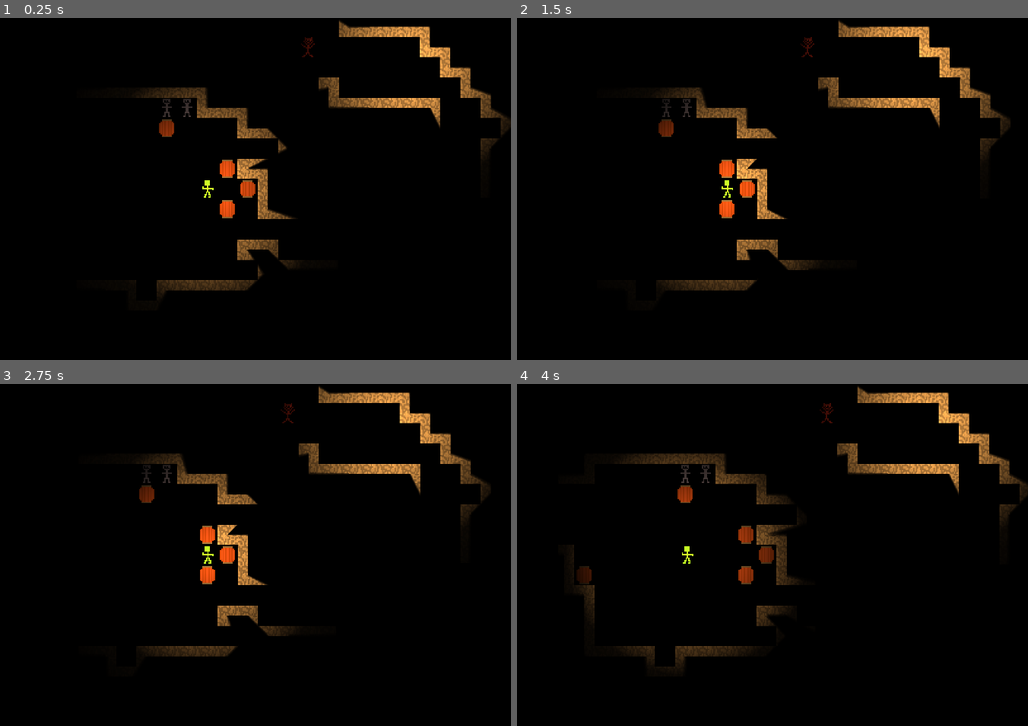
Above: before the commit, frames 1-4 (two rows, left to right).
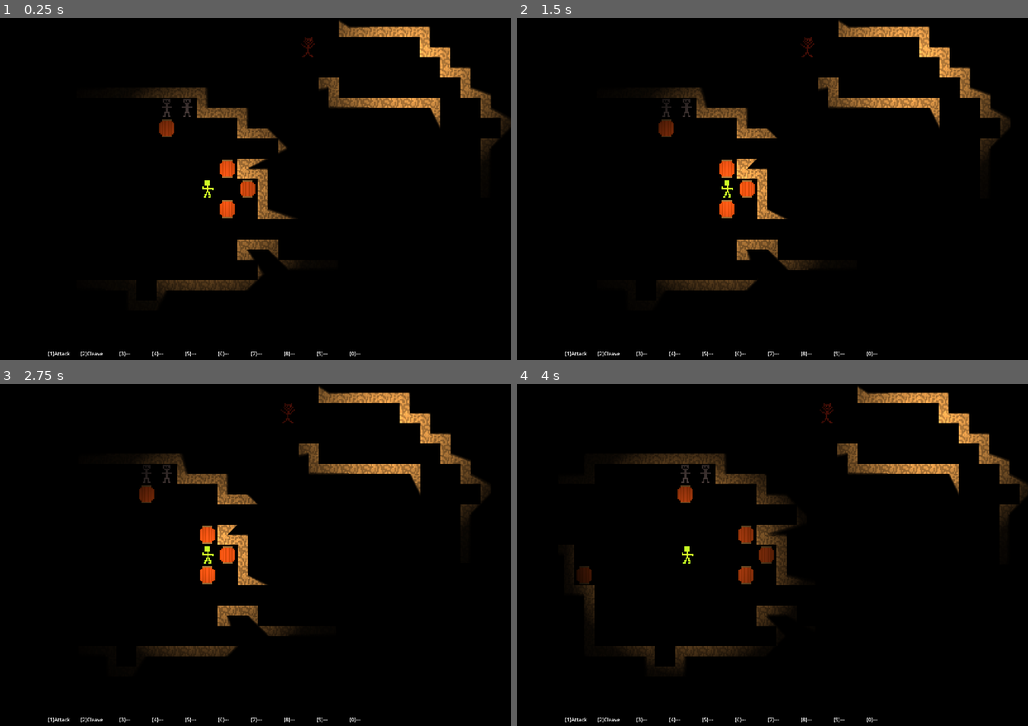
Above: after the commit, the same moments.

Repository: E-Rodowicz/Project-Fantasy
Game: Godot game, scene res://scenes/levels/world.tscn
Same seed, same stepped clock (60 frames per second), same inputs: the game is played once before the commit and once after it.
Inputs:
- Up to frame 1 (0.25 s): no input
- Up to frame 2 (1.5 s): tap Enter at 0.5 s; hold Right (ui_right) 0.53-1.28 s; tap 0 (ability_0) at 0.6 s; hold Down (ui_down) from 1.28 s (still down); tap 1 (ability_1) at 1.35 s
- Up to frame 3 (2.75 s): release Down (ui_down) at 2.03 s; hold Right (ui_right) from 2.03 s (still down); tap 2 (ability_2) at 2.1 s
- Up to frame 4 (4 s): release Right (ui_right) at 2.78 s; hold Up (ui_up) 2.78-3.53 s; tap 3 (ability_3) at 2.85 s; tap Space (precise_move) at 3.5 s; hold Left (ui_left) from 3.53 s (still down); tap 4 (ability_4) at 3.6 s

The runs differ from the first frame. In frame 1, 0.2% of the frame differs, in the area x 9-71%, y 97-100%; in frame 2, 0.2%; in frame 3, 0.2%; in frame 4, 0.2%.

Commit message:
Hotbar Visual Display + Hotbar Ability Assignment

Diff:
--- a/project.godot
+++ b/project.godot
@@ -27,6 +27,7 @@
 InteractManager="*uid://ch16rf63rwelf"
 BattleManager="*uid://de01d4j3efl18"
 CombatLog="*uid://b6ehgsn8cuax5"
+HotbarDisplay="*uid://dglkqqhv3gaip"
 
 [display]
 
--- a/scenes/gui/character_screen.gd
+++ b/scenes/gui/character_screen.gd
@@ -58,6 +58,7 @@
 # Skill tree
 var skill_nodes: Array = []
 var selected_skill_node: int = 0
+var current_tree_abilities: Array = []
 
 # General stats navigation
 var stat_rows: Array = []
@@ -130,6 +131,7 @@
 	if not from_back:
 		selected_skill_node = 0
 	combat_skill_tree.visible = true
+	_populate_skill_tree()
 	_update_skill_node_highlight()
 	_update_info_panel_from_skill_node()
 
@@ -181,8 +183,34 @@
 	pass
 
 func _update_info_panel_from_skill_node() -> void:
-	# Will show skill name, cost, description etc.
-	# Placeholder for now
+	if current_tree_abilities.is_empty() or selected_skill_node >= current_tree_abilities.size():
+		_clear_info_panel()
+		return
+
+	var ability_id: String = current_tree_abilities[selected_skill_node]
+	var data: Dictionary = AbilityDB.get_ability(ability_id)
+	var learned: bool = PlayerData.has_ability(ability_id)
+
+	info_title.text = data.get("name", "")
+	info_desc.text = data.get("description", "")
+
+	# Build the bonus line: cost, learned status, and hotbar slot.
+	var cost: Dictionary = data.get("cost", {})
+	var bonus_text: String = ""
+	for resource in cost.keys():
+		bonus_text += str(cost[resource]) + " " + resource.to_upper() + "  "
+
+	if not learned:
+		bonus_text += "[Not Learned]"
+	else:
+		# Checkd if this ability is on the hotbar somewhere.
+		var key_names: Array = ["1", "2", "3", "4", "5", "6", "7", "8", "9", "0"]
+		for i in range(PlayerData.hotbar.size()):
+			if PlayerData.hotbar[i] == ability_id:
+				bonus_text += "[Hotbar: " + key_names[i] + "]"
+				break
+
+	info_bonus.text = bonus_text
 	pass
 
 func _update_info_panel_from_stat() -> void:
@@ -252,7 +280,7 @@
 		_update_skill_node_highlight()
 		_update_info_panel_from_skill_node()
 	if event.is_action_pressed("ui_down") and not event.is_echo():
-		selected_skill_node = min(skill_nodes.size() - 1, selected_skill_node + 1)
+		selected_skill_node = min(current_tree_abilities.size() - 1, selected_skill_node + 1)
 		_update_skill_node_highlight()
 		_update_info_panel_from_skill_node()
 	if event.is_action_pressed("ui_left") and not event.is_echo():
@@ -260,7 +288,7 @@
 		_update_skill_node_highlight()
 		_update_info_panel_from_skill_node()
 	if event.is_action_pressed("ui_right") and not event.is_echo():
-		selected_skill_node = min(skill_nodes.size() - 1, selected_skill_node + 1)
+		selected_skill_node = min(current_tree_abilities.size() - 1, selected_skill_node + 1)
 		_update_skill_node_highlight()
 		_update_info_panel_from_skill_node()
 	if event.is_action_pressed("interact") and not event.is_echo():
@@ -280,25 +308,19 @@
 		get_viewport().set_input_as_handled()
 
 func _assign_ability_to_hotbar(slot: int) -> void:
-	# Get the ability ID for currently selected skill node. Placeholder for now.
 	var ability_id: String = _get_selected_ability_id()
 	if ability_id == "":
 		return
-
 	if not PlayerData.has_ability(ability_id):
 		return
-
-	# Move the logic handling off to PlayerData, which assigns the ability, removes it, etc.
 	PlayerData.assign_hotbar(slot, ability_id)
+	# Refresh the info panel so the hotbar slot text updates immediately.
+	_update_info_panel_from_skill_node()
 
 func _get_selected_ability_id() -> String:
-	# This connects teh skills tree data to the ability system. Once the skills nodes will know
-	# which ability they represent, returns that ID. Placeholder for now.
-	if skill_nodes.is_empty():
+	if current_tree_abilities.is_empty() or selected_skill_node >= current_tree_abilities.size():
 		return ""
-	# All palceholder, will need to be redone probably.
-	var node: Button = skill_nodes[selected_skill_node]
-	return ""
+	return current_tree_abilities[selected_skill_node]
 
 func _input_general_stats(event: InputEvent) -> void:
 	if event.is_action_pressed("ui_up") and not event.is_echo():
@@ -391,3 +413,30 @@
 	$general_stats/stat_lightning_res.text = "Lightning Res: " + str(0) + "%"
 	$general_stats/stat_ice_res.text = "Ice Res: " + str(0) + "%"
 	$general_stats/stat_poison_res.text = "Poison Res: " + str(0) + "%"
+
+# Sets up abilities for each tree when it is entered.
+func _get_abilities_for_tab(tab_index: int) -> Array:
+	var tree_name: String = ""
+	match tab_index:
+		0: tree_name = "red"
+		1: tree_name = "green"
+		2: tree_name = "blue"
+
+	var result: Array = []
+	for ability_id in AbilityDB.abilities.keys():
+		var data: Dictionary = AbilityDB.abilities[ability_id]
+		if data.get("tree", "") == tree_name:
+			result.append(ability_id)
+	return result
+
+func _populate_skill_tree() -> void:
+	current_tree_abilities = _get_abilities_for_tab(selected_combat_tab)
+
+	for i in range(skill_nodes.size()):
+		if i < current_tree_abilities.size():
+			var ability_id: String = current_tree_abilities[i]
+			var data: Dictionary = AbilityDB.get_ability(ability_id)
+			skill_nodes[i].text = data.get("name", ability_id)
+			skill_nodes[i].visible = true
+		else:
+			skill_nodes[i].visible = false
--- a/scenes/gui/character_screen.tscn
+++ b/scenes/gui/character_screen.tscn
@@ -203,6 +203,7 @@
 offset_top = 72.0
 offset_right = 248.0
 offset_bottom = 632.0
+autowrap_mode = 3
 
 [node name="info_bonus" type="Label" parent="info_panel" unique_id=41735022]
 layout_mode = 0
--- /dev/null
+++ b/scenes/gui/hotbar_display.gd
@@ -0,0 +1,50 @@
+extends CanvasLayer
+
+@onready var hotbar_container: HBoxContainer = $anchor/hotbar_container
+# Slots. Index 0 = Key 1, etc.
+var slot_labels: Array = []
+# Text on each slot.
+var key_names: Array = ["1", "2", "3", "4", "5", "6", "7", "8", "9", "0"]
+
+func _ready() -> void:
+	process_mode = Node.PROCESS_MODE_ALWAYS
+	_build_slots()
+	_update_display()
+
+func _process(_delta: float) -> void:
+	# Hides hotbar when menu is open.
+	visible = not GameMenuManager.is_open
+	if visible:
+		_update_display()
+
+func _build_slots() -> void:
+	for i in range(10):
+		var slot: Label = Label.new()
+		slot.horizontal_alignment = HORIZONTAL_ALIGNMENT_CENTER
+		# Each slot gets a fixed width so they line up evenly.
+		slot.custom_minimum_size = Vector2(100, 0)
+		hotbar_container.add_child(slot)
+		slot_labels.append(slot)
+
+func _update_display () -> void:
+	for i in range(10):
+		var ability_id: String = PlayerData.get_hotbar_ability(i)
+		var display_name: String = "---"
+
+		if ability_id == "basic_attack":
+			display_name = "Attack"
+		elif ability_id != "":
+			var data: Dictionary = AbilityDB.get_ability(ability_id)
+			display_name = data.get("name", ability_id)
+
+		slot_labels[i].text = "[" + key_names[i] + "]" + display_name
+
+		# During combat, check if this slot is the one currently being used/aimed.
+		var is_active: bool = false
+		if BattleManager.active and BattleManager.player_turn != null:
+			is_active = (BattleManager.player_turn.active_hotbar_slot == i)
+
+		if is_active:
+			slot_labels[i].modulate = Color.YELLOW
+		else:
+			slot_labels[i].modulate = Color.WHITE
--- /dev/null
+++ b/scenes/gui/hotbar_display.tscn
@@ -0,0 +1,28 @@
+[gd_scene format=3 uid="uid://dglkqqhv3gaip"]
+
+[ext_resource type="Script" uid="uid://cgh6376sfmnq7" path="res://scenes/gui/hotbar_display.gd" id="1_q8gy2"]
+
+[node name="hotbar_display" type="CanvasLayer" unique_id=1096995637]
+script = ExtResource("1_q8gy2")
+
+[node name="anchor" type="Control" parent="." unique_id=1650653445]
+layout_mode = 3
+anchors_preset = 15
+anchor_right = 1.0
+anchor_bottom = 1.0
+grow_horizontal = 2
+grow_vertical = 2
+
+[node name="hotbar_container" type="HBoxContainer" parent="anchor" unique_id=858619990]
+layout_mode = 1
+anchors_preset = 7
+anchor_left = 0.5
+anchor_top = 1.0
+anchor_right = 0.5
+anchor_bottom = 1.0
+offset_left = -20.0
+offset_top = -40.0
+offset_right = 20.0
+grow_horizontal = 2
+grow_vertical = 0
+theme_override_constants/separation = 4
--- a/scripts/autoloaders/AbilityDB.gd
+++ b/scripts/autoloaders/AbilityDB.gd
@@ -10,7 +10,7 @@
 		"sp_cost": 3,
 		"targeting": "direction",
 		"range": 3,
-		"damage_percent": 0.5,
+		"damage_percent": 0.66,
 		"dismember_one_hand": 0.025,
 		"dismember_two_hand": 0.05,
 		"description": "Attacks in a horizontal line of 4 tiles for 50% damage. Small chance to insta-kill each target."
--- a/scripts/combat/combatant_turn.gd
+++ b/scripts/combat/combatant_turn.gd
@@ -170,7 +170,8 @@
 	# Enter the new mode.
 	if ability_id == "basic_attack":
 		_enter_attack_mode()
-		active_hotbar_slot = slot
+		if mode == Mode.ATTACK:
+			active_hotbar_slot = slot
 
 	else:
 		_enter_ability_mode(ability_id)
Not shown, added: scenes/gui/hotbar_display.gd.uid
